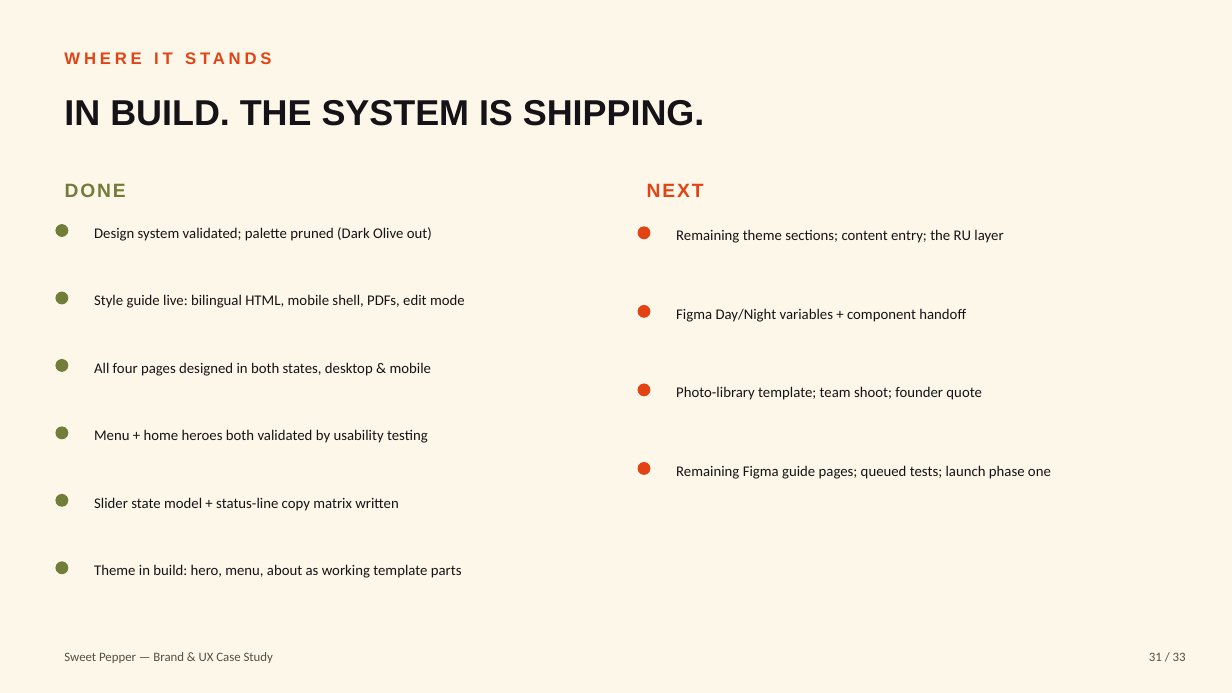
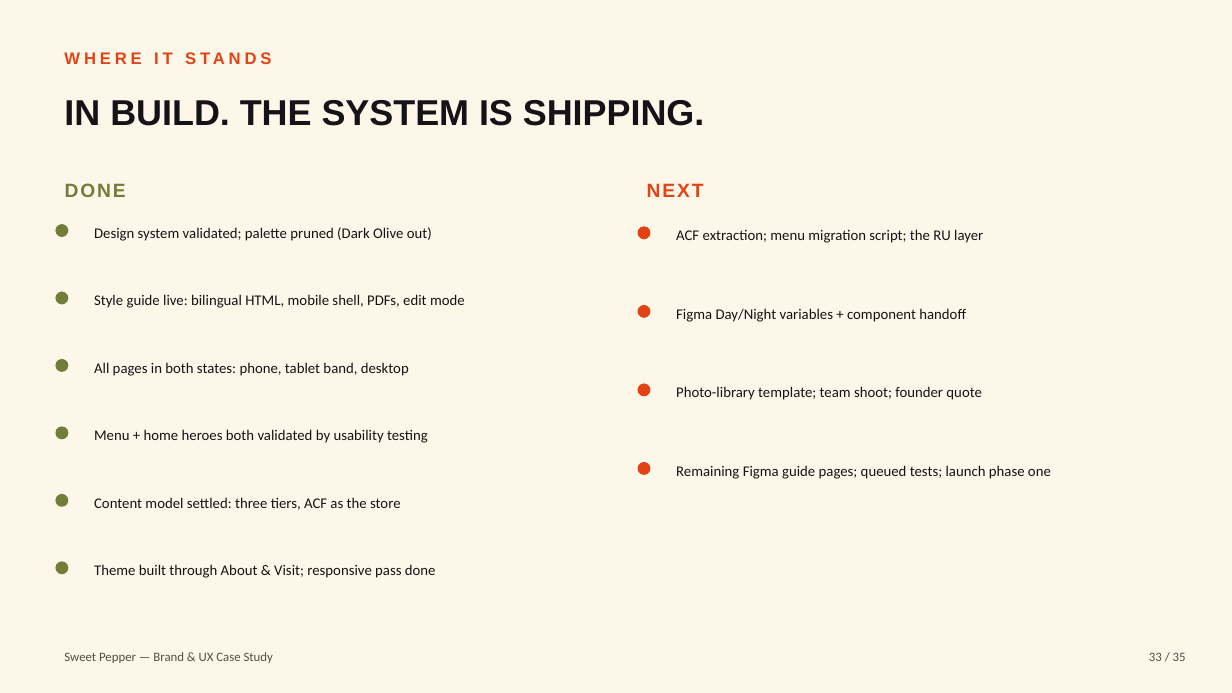
Before and after one commit to conceptly/sweet-pepper-bar, a slide deck: slide 33 of case-study/Sweet-Pepper-Case-Study.pptx (slide 31 before the commit). Drawn at 1232x693 pixels with LibreOffice and Linux fonts; fonts in the diff are those of the drawing. Boxes give left, top, right and bottom in pixels: in the first picture for what was removed or moved away, otherwise in the second. Text is boxed around its words. In the diff, an @@ line names an element or a change of style, - is before the commit and + after.

```diff
--- a/case-study/Sweet-Pepper-Case-Study.pptx
+++ b/case-study/Sweet-Pepper-Case-Study.pptx
@@ text at [676,229,983,243]: text changed @@
-Remaining theme sections; content entry; the RU layer
+ACF extraction; menu migration script; the RU layer
@@ text at [94,362,409,376]: text changed @@
-All four pages designed in both states, desktop & mobile
+All pages in both states: phone, tablet band, desktop
@@ text at [94,497,401,510]: text changed @@
-Slider state model + status-line copy matrix written
+Content model settled: three tiers, ACF as the store
@@ text at [94,564,436,578]: text changed @@
-Theme in build: hero, menu, about as working template parts
+Theme built through About & Visit; responsive pass done
@@ text at [1149,652,1186,661]: text changed @@
-31 / 33
+33 / 35
```
Also in this commit, not shown: 30 other slides changed, 2 slides added, 15 other files.
